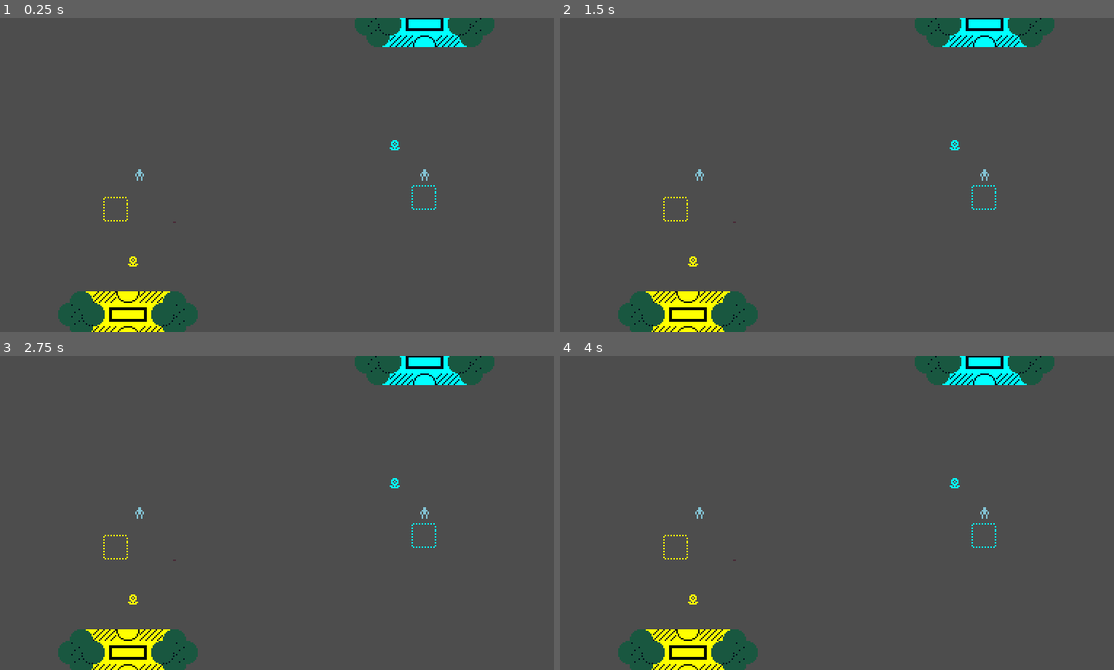
Above: before the commit, frames 1-4 (two rows, left to right).
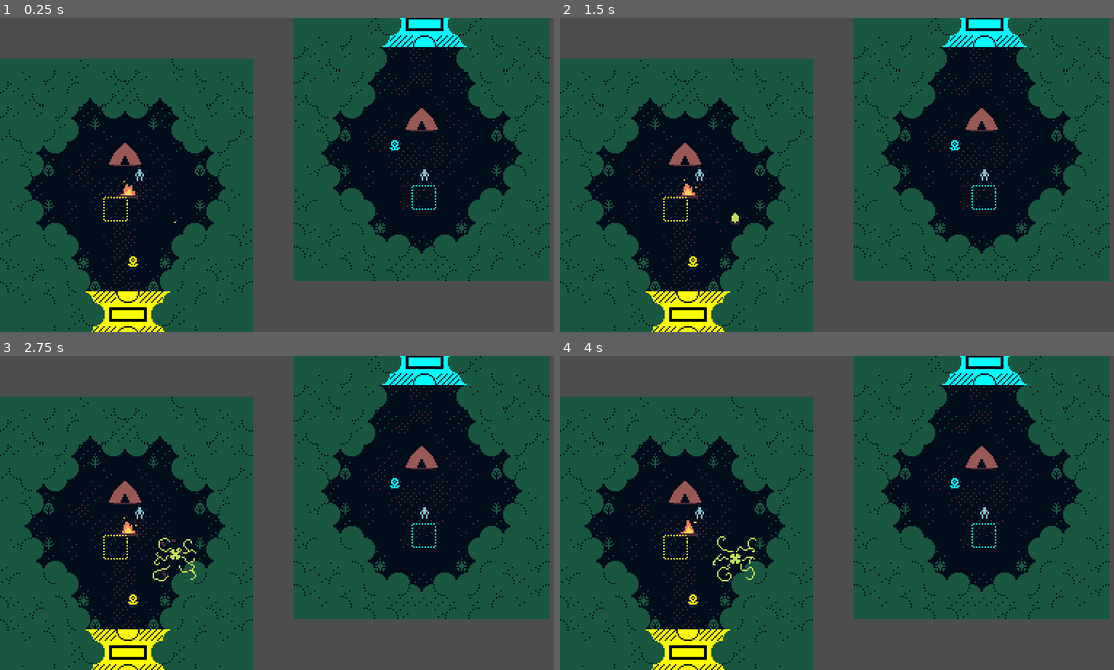
Above: after the commit, the same moments.

Repository: FablabMurat/LostSpring
Game: Godot game, scene res://Scenes/main.tscn
Same seed, same stepped clock (60 frames per second), same inputs: the game is played once before the commit and once after it.
Inputs:
- Up to frame 1 (0.25 s): no input
- Up to frame 2 (1.5 s): tap Enter at 0.5 s; tap Space at 1.25 s
- Up to frame 3 (2.75 s): no input
- Up to frame 4 (4 s): no input

The runs differ from the first frame. In frame 1, 73% of the frame differs, in the area x 0-100%, y 0-100%; in frame 2, 73%; in frame 3, 73%; in frame 4, 73%.

Commit message:
Cleaning Up

Diff:
--- a/lostspring-Godot/Scenes/level_1.tscn
+++ b/lostspring-Godot/Scenes/level_1.tscn
@@ -75,7 +75,7 @@
 position = Vector2(816, 3624)
 script = ExtResource("7_igdww")
 
-[node name="Terrain2" parent="." instance=ExtResource("7_a2lme")]
+[node name="Terrain1" parent="." instance=ExtResource("7_a2lme")]
 z_index = -2
 texture_filter = 1
 position = Vector2(544, 2496)
--- a/lostspring-Godot/Scenes/terrain.tscn
+++ /dev/null
@@ -1,42 +0,0 @@
-[gd_scene load_steps=3 format=3 uid="uid://dmsbukicybiou"]
-
-[ext_resource type="PackedScene" uid="uid://cp7l8wc1wb2ek" path="res://Scenes/Blocks/forestBlock0UpRightDownLeft.tscn" id="1_u2nms"]
-[ext_resource type="Texture2D" uid="uid://b23e44l7uy5rj" path="res://Assets/TileSet/level1.png" id="2_6ikhd"]
-
-[node name="Terrain" type="Node2D"]
-texture_filter = 1
-
-[node name="ForestBlock0" parent="." instance=ExtResource("1_u2nms")]
-position = Vector2(64, 112)
-
-[node name="ForestBlock1" parent="." instance=ExtResource("1_u2nms")]
-position = Vector2(240, 112)
-
-[node name="ForestBlock8" parent="." instance=ExtResource("1_u2nms")]
-position = Vector2(416, 112)
-
-[node name="ForestBlock9" parent="." instance=ExtResource("1_u2nms")]
-position = Vector2(592, 112)
-
-[node name="ForestBlock2" parent="." instance=ExtResource("1_u2nms")]
-position = Vector2(64, 288)
-
-[node name="ForestBlock3" parent="." instance=ExtResource("1_u2nms")]
-position = Vector2(240, 288)
-
-[node name="ForestBlock4" parent="." instance=ExtResource("1_u2nms")]
-position = Vector2(416, 288)
-
-[node name="ForestBlock5" parent="." instance=ExtResource("1_u2nms")]
-position = Vector2(240, 464)
-
-[node name="ForestBlock6" parent="." instance=ExtResource("1_u2nms")]
-position = Vector2(416, 464)
-
-[node name="ForestBlock7" parent="." instance=ExtResource("1_u2nms")]
-position = Vector2(64, 464)
-
-[node name="Level1" type="Sprite2D" parent="."]
-position = Vector2(352, 160)
-scale = Vector2(8, 8)
-texture = ExtResource("2_6ikhd")
